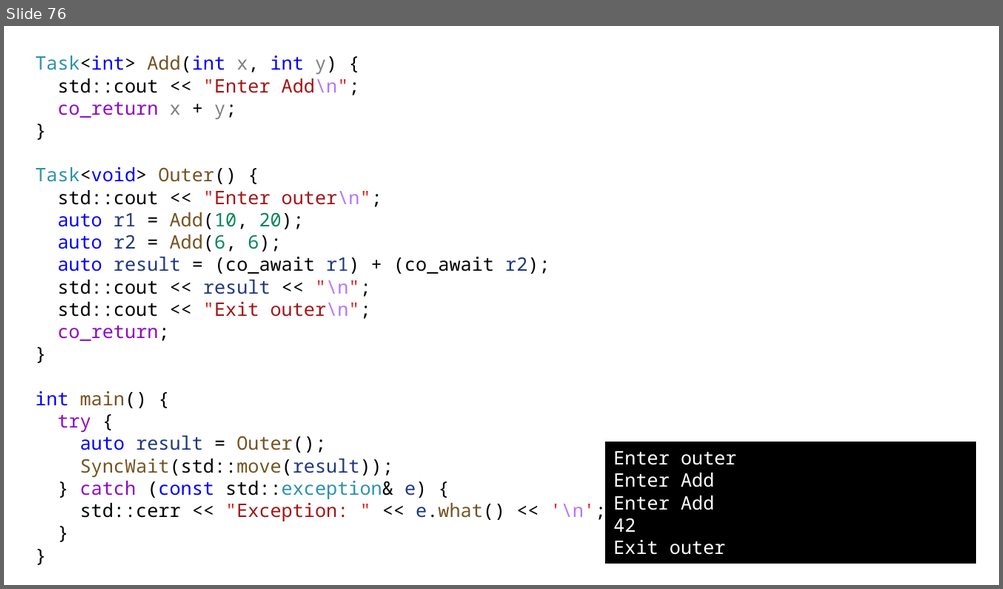
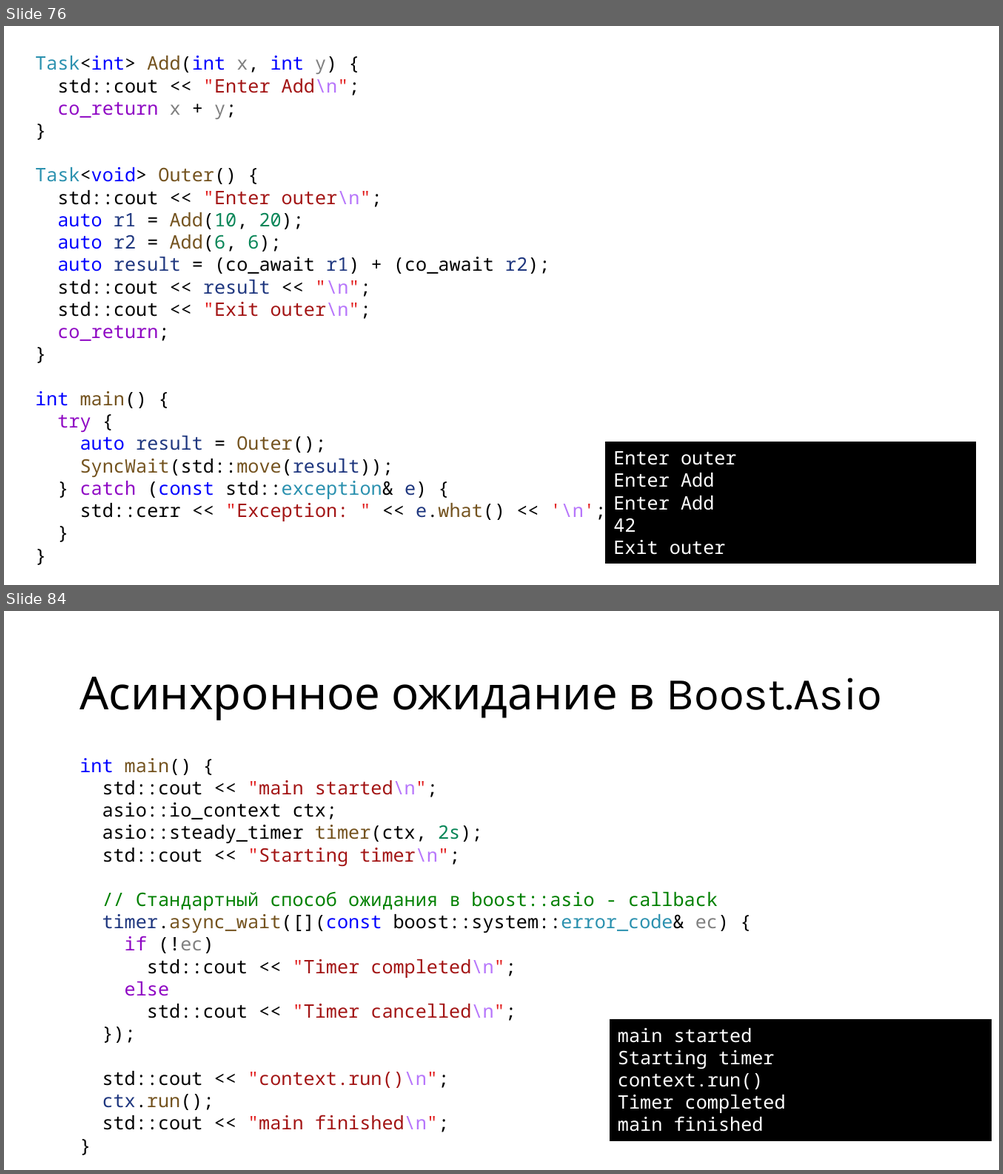
Before and after one commit to alexey-malov/pc, a slide deck: lectures/12/Coroutines.pptx. Shown one above the other, each under a label of ours: slide 76 before the commit, slides 76 and 84 after it; the slides between them are not shown. The pictures are 1003x589 and 1003x1174 pixels, drawn with LibreOffice and Linux fonts; fonts in the diff are those of the drawing. Boxes give left, top, right and bottom in pixels: in the first picture for what was removed or moved away, otherwise in the second. Text is boxed around its words. In the diff, an @@ line names an element or a change of style, - is before the commit and + after.

```diff
--- a/lectures/12/Coroutines.pptx
+++ b/lectures/12/Coroutines.pptx
@@ slide 84 added at box(4, 611, 999, 1170), background #FFFFFF @@
@@ title added at box(79, 677, 882, 721), 44 pt, text #000000 @@
+Асинхронное ожидание в Boost.Asio
@@ text added at box(79, 758, 728, 1133), 18 pt, text #000000 @@
+int main() {
+std::cout << "main started\n";
+asio::io_context ctx;
+asio::steady_timer timer(ctx, 2s);
+std::cout << "Starting timer\n";
+// Стандартный способ ожидания в boost::asio - callback
+timer.async_wait([](const boost::system::error_code& ec) {
+if (!ec)
+std::cout << "Timer completed\n";
+else
+std::cout << "Timer cancelled\n";
+});
+std::cout << "context.run()\n";
+ctx.run();
+std::cout << "main finished\n";
+}
@@ rectangle added at box(610, 1021, 990, 1142), fill #000000, outline #000000 1.5 pt, 18 pt, text #FFFFFF @@
+main started
+Starting timer
+context.run()
+Timer completed
+main finished
```
Also in this commit, not shown: 1 slide changed, 27 other slides added, 18 other files.
